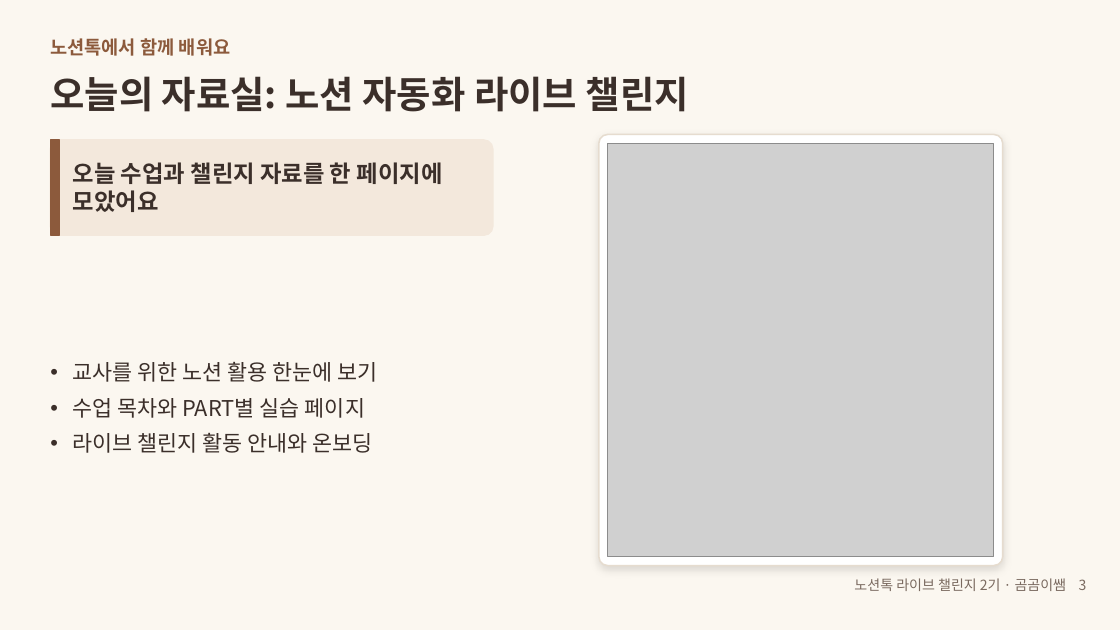
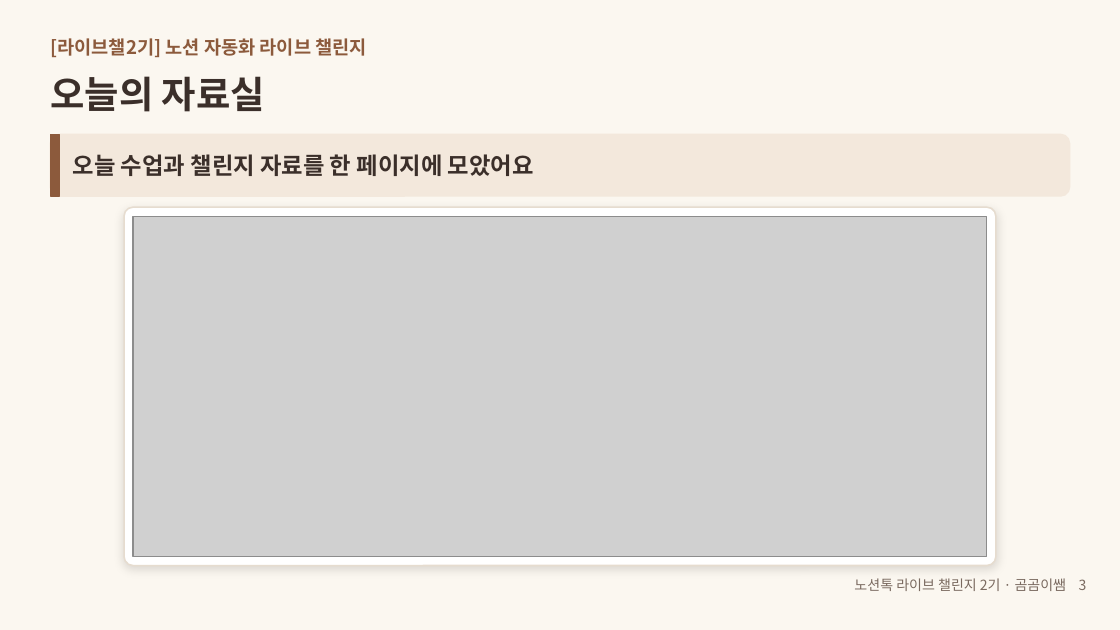
Before and after one commit to gomgomeet/skills, a slide deck: slide 3 of webinars/notiontalk-live-challenge-1/notiontalk-live-challenge-webinar.pptx. Drawn at 1120x630 pixels with LibreOffice and Linux fonts; fonts in the diff are those of the drawing; grey boxes stand for pictures. Boxes give left, top, right and bottom in pixels: in the first picture for what was removed or moved away, otherwise in the second. Text is boxed around its words. In the diff, an @@ line names an element or a change of style, - is before the commit and + after.

```diff
--- a/webinars/notiontalk-live-challenge-1/notiontalk-live-challenge-webinar.pptx
+++ b/webinars/notiontalk-live-challenge-1/notiontalk-live-challenge-webinar.pptx
@@ text at box(50, 38, 366, 57): text changed @@
-노션톡에서 함께 배워요
+[라이브챌2기] 노션 자동화 라이브 챌린지
@@ text at box(50, 76, 265, 112): text changed @@
-오늘의 자료실: 노션 자동화 라이브 챌린지
+오늘의 자료실
@@ rectangle: place and size @@
-rectangle at box(50, 140, 59, 235)
+rectangle at box(50, 134, 59, 196)
@@ rounded rectangle: place and size @@
-rounded rectangle at box(50, 140, 493, 235)
+rounded rectangle at box(50, 134, 1070, 196)
@@ rounded rectangle at box(50, 134, 1070, 196): proportions changed @@
@@ text "오늘 수업과 챌린지 자료를 한 ..." rewrapped from box(73, 162, 443, 212) to box(73, 154, 534, 176) @@
@@ picture removed at box(608, 143, 995, 557) @@
@@ rounded rectangle at box(124, 207, 996, 566): proportions changed @@
@@ rounded rectangle: place and size @@
-rounded rectangle at box(599, 134, 1004, 566)
+rounded rectangle at box(124, 207, 996, 566)
@@ picture added at box(133, 216, 987, 557) @@
@@ text removed at box(72, 362, 377, 453) @@
-• 교사를 위한 노션 활용 한눈에 보기
-• 수업 목차와 PART별 실습 페이지
-• 라이브 챌린지 활동 안내와 온보딩
```
Also in this commit, not shown: 41 other slides changed, 1 slide added, 6 other files.
